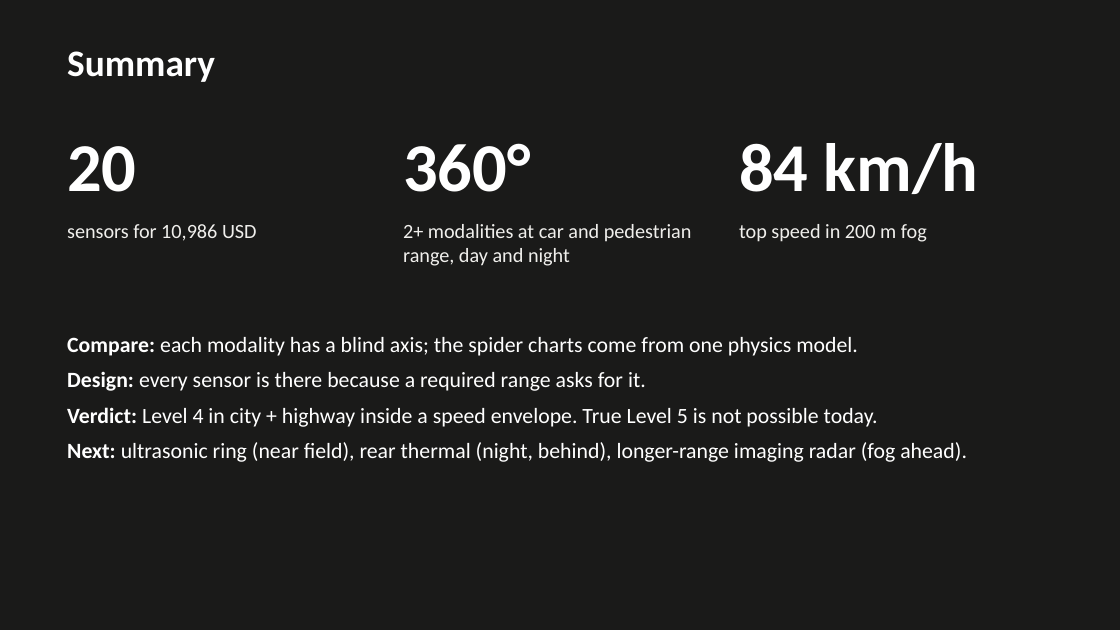
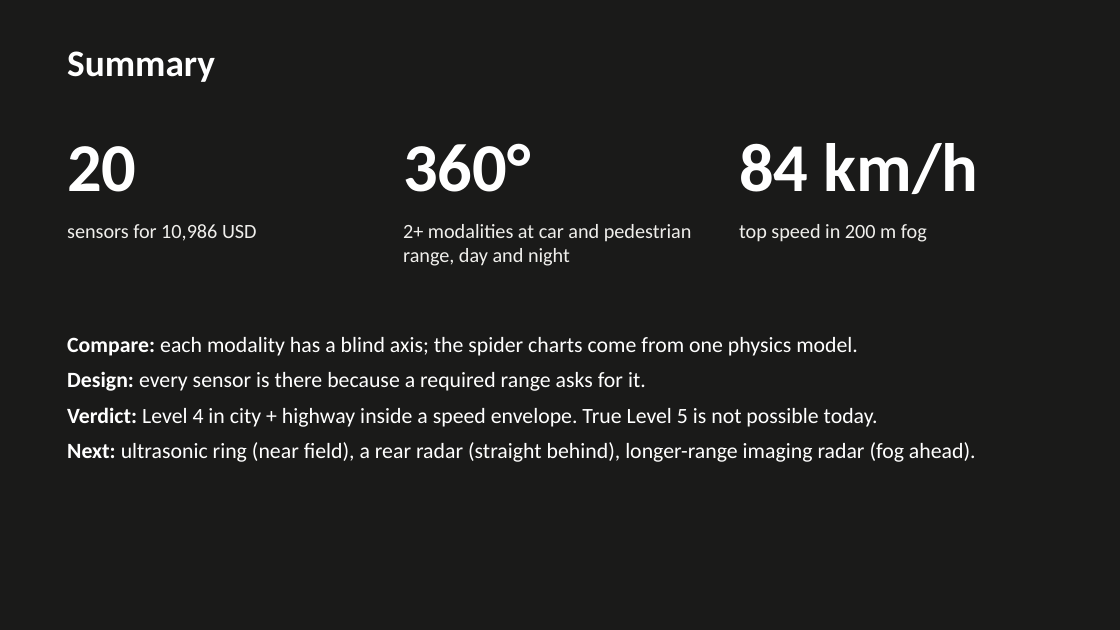
Before and after one commit to matyasgp/kozma_excercise3, a slide deck: slide 7 of slides/pitch.pptx. Drawn at 1120x630 pixels with LibreOffice and Linux fonts; fonts in the diff are those of the drawing. Boxes give left, top, right and bottom in pixels: in the first picture for what was removed or moved away, otherwise in the second. Text is boxed around its words. In the diff, an @@ line names an element or a change of style, - is before the commit and + after.

```diff
--- a/slides/pitch.pptx
+++ b/slides/pitch.pptx
@@ text at <box>67,442,976,462</box>: text changed @@
-• Next: ultrasonic ring (near field), rear thermal (night, behind), longer-range imaging radar (fog ahead).
+• Next: ultrasonic ring (near field), a rear radar (straight behind), longer-range imaging radar (fog ahead).
```
Also in this commit, not shown: 2 other slides changed, 26 other files.
